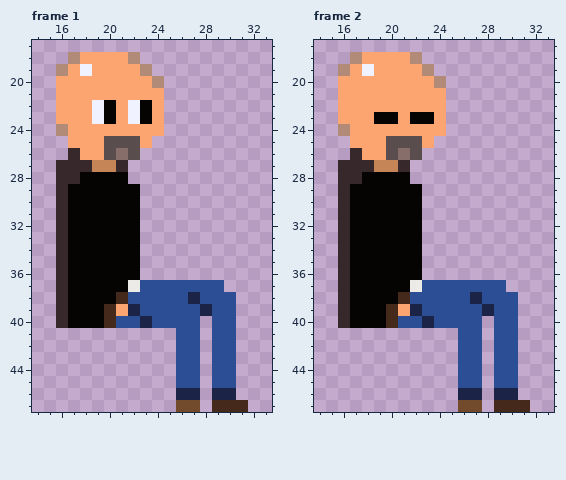
A pixel-art file gets an edit: Assets/Textures/Papa/papa sit couch right look right.aseprite. That is the earlier state.
48x48 pixels, 2 frames. Shown: frame 1: x 14..33, y 17..47; frame 2: x 14..33, y 17..47.
New version:
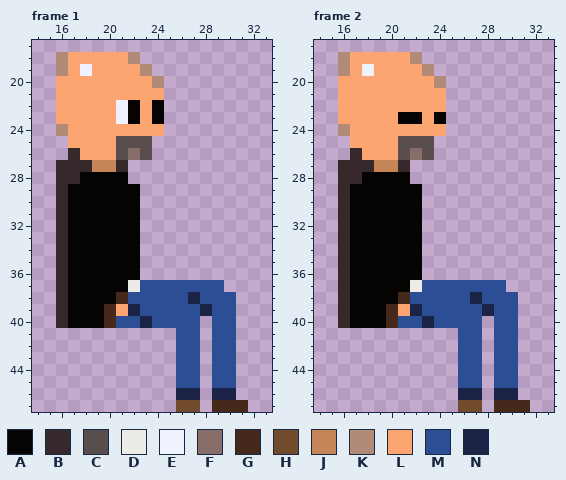
Palette (. is transparent): A #050403  B #36282b  C #594d4d  D #ecebe7  E #f1f2ff  F #886e6a  G #452a1b  H #724b2c  J #c68556  K #b28b78  L #fca570  M #2b4e95  N #1b2447
Author's note on the commit: papa looks to the right a lil earlier
Diff:
Frame 1:
Colour E becomes colour A in rows 22 to 23 at x 22.
Colour L becomes colour A in rows 22 to 23 at x 24.
The author put colour C in row 26 at x 23.
Colour F becomes colour C in row 26 at x 21.
Colour L becomes colour C in row 25 at x 23.
Colour L becomes colour E in rows 22 to 23 at x 21.
Colour C becomes colour F in row 26 at x 22.
The author put colour K in row 18 at x 16.
Colour A becomes colour L in rows 22 to 23 at x 20 and 23.
Colour C becomes colour L in rows 25 to 26 at x 20.
Colour E becomes colour L in rows 22 to 23 at x 19.
Colour K becomes colour L in row 18 at x 17.
Frame 2:
Colour L becomes colour A in row 23 at x 21 and 24.
The author put colour C in row 26 at x 23.
Colour F becomes colour C in row 26 at x 21.
Colour L becomes colour C in row 25 at x 23.
Colour C becomes colour F in row 26 at x 22.
The author put colour K in row 18 at x 16.
Colour A becomes colour L in row 23 at x 19 to 20 and 23.
Colour C becomes colour L in rows 25 to 26 at x 20.
Colour K becomes colour L in row 18 at x 17.
Where, in picture pixels (left, top, right, bottom), the same in both pictures:
changed: (56, 52, 164, 160)
changed: (338, 52, 362, 64)
changed: (374, 112, 446, 160)
